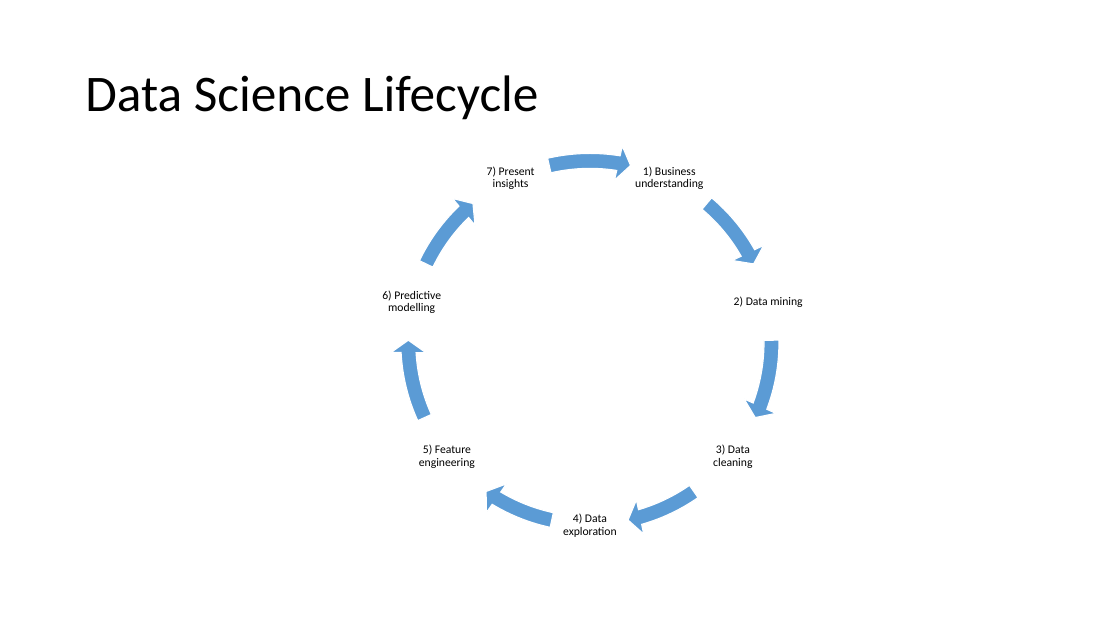
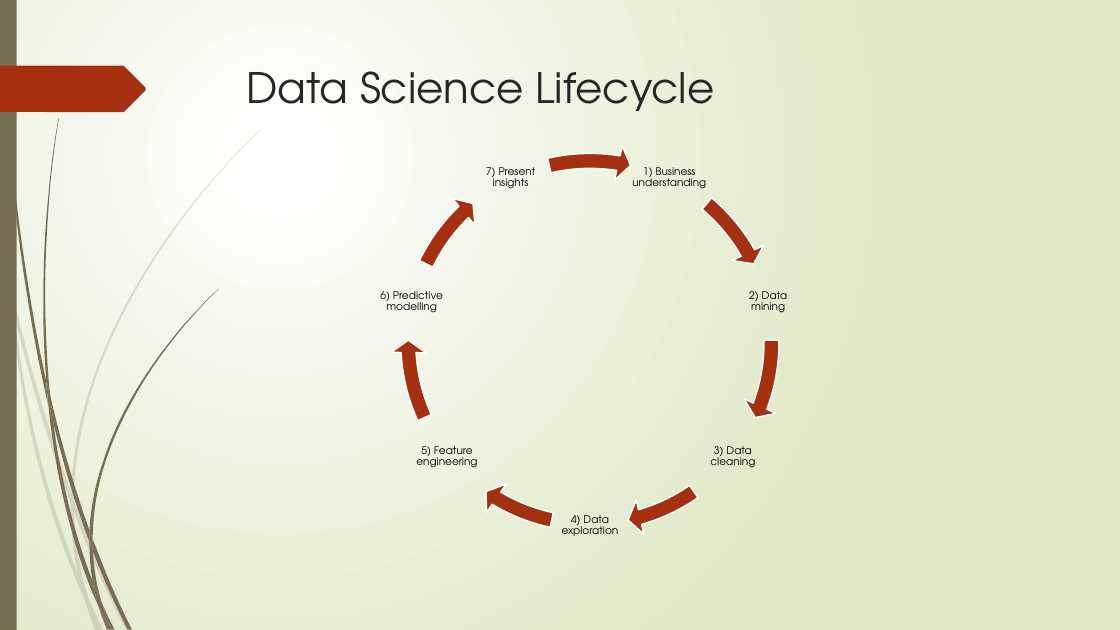
Before and after one commit to supasham/NYCDSA-MachineLearningProject, a slide deck: slide 2 of Applying ML to House Prices in Ames - Shameer Sukha - Feb 2021.pptx. Drawn at 1120x630 pixels with LibreOffice and Linux fonts; fonts in the diff are those of the drawing. Boxes give left, top, right and bottom in pixels: in the first picture for what was removed or moved away, otherwise in the second. Text is boxed around its words. In the diff, an @@ line names an element or a change of style, - is before the commit and + after.

```diff
--- a/Applying ML to House Prices in Ames - Shameer Sukha - Feb 2021.pptx
+++ b/Applying ML to House Prices in Ames - Shameer Sukha - Feb 2021.pptx
@@ background #FFFFFF to gradient #FFFFFF to #DFE8C4 @@
@@ rectangle added at (x1=0, y1=0, x2=17, y2=630), fill #766F54 @@
@@ title "Data Science Lifecycle" moved from (x1=85, y1=75, x2=538, y2=120) to (x1=247, y1=71, x2=715, y2=111) @@
@@ title "Data Science Lifecycle" at (x1=247, y1=71, x2=715, y2=111): size 44 to 36 pt, font Calibri to TeX Gyre Adventor, text colour #000000 to #262626; line spacing 0.9 to 1; vertical alignment middle to top @@
@@ freeform shape added at (x1=0, y1=66, x2=146, y2=112), fill #A53010 @@
@@ fill #5B9BD5 to #A53010; outline #FFFFFF 1 pt to #FFFFFF 1.25 pt in 7 elements at (x1=391, y1=144, x2=789, y2=542), (x1=391, y1=144, x2=789, y2=542), (x1=391, y1=144, x2=789, y2=542), (x1=391, y1=144, x2=789, y2=542), (x1=391, y1=144, x2=789, y2=542), (x1=391, y1=144, x2=789, y2=542), (x1=391, y1=144, x2=789, y2=542) @@
@@ size 10 to 9 pt, font Calibri to TeX Gyre Adventor in 7 elements at (x1=632, y1=167, x2=706, y2=189), (x1=749, y1=291, x2=787, y2=313), (x1=710, y1=446, x2=755, y2=468), (x1=562, y1=515, x2=619, y2=536), (x1=416, y1=446, x2=477, y2=468), (x1=380, y1=291, x2=443, y2=313), (x1=486, y1=167, x2=536, y2=189) @@
@@ group added at (x1=0, y1=129, x2=262, y2=630): 10 freeform shapes @@
@@ group added at (x1=3, y1=0, x2=218, y2=630): 12 freeform shapes @@
```
Also in this commit, not shown: 6 other slides changed, 10 slides added, 2 other files.
